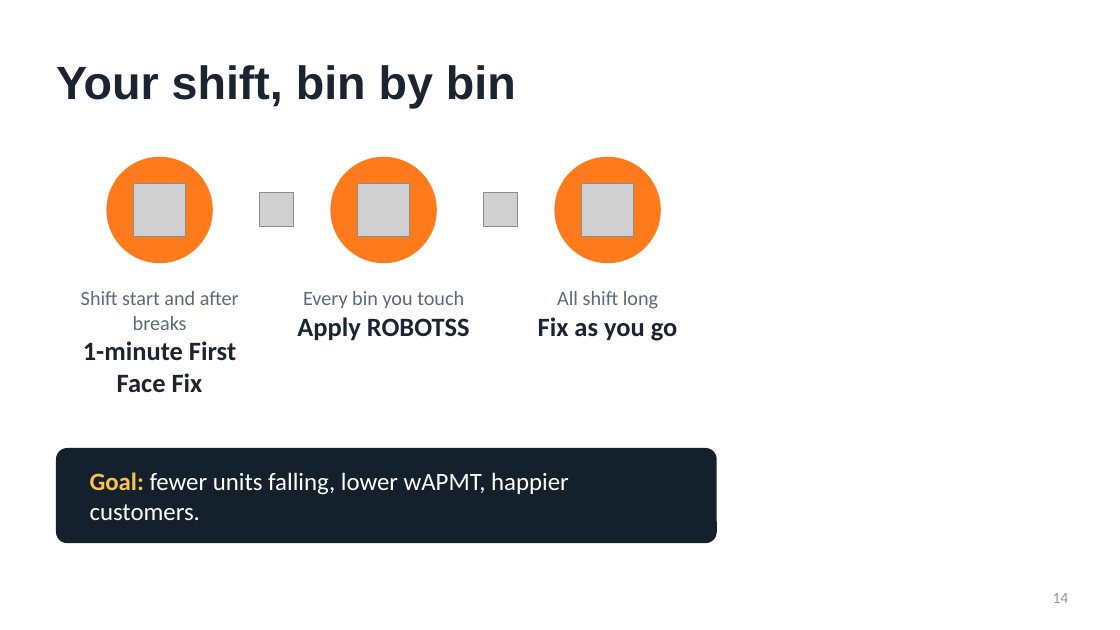
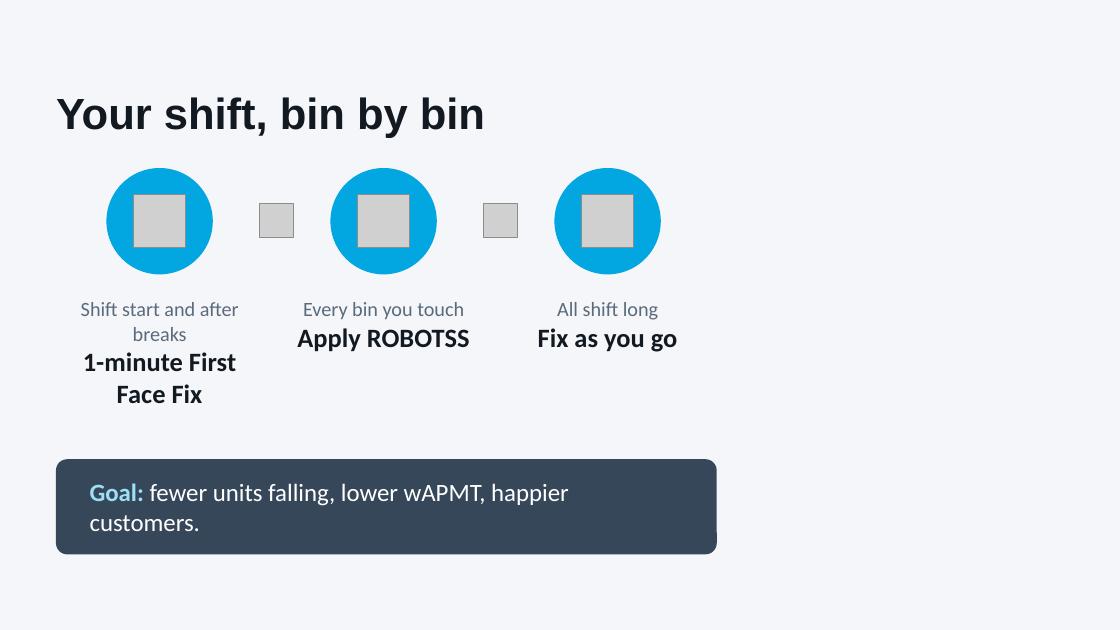
Before and after one commit to vanfryddie/beanstalkx, a slide deck: slide 14 of APMT_Coaching_FFF_ROBOTSS.pptx. Drawn at 1120x630 pixels with LibreOffice and Linux fonts; fonts in the diff are those of the drawing; grey boxes stand for pictures; background and template pictures are left out. Boxes give left, top, right and bottom in pixels: in the first picture for what was removed or moved away, otherwise in the second. Text is boxed around its words. In the diff, an @@ line names an element or a change of style, - is before the commit and + after.

```diff
--- a/APMT_Coaching_FFF_ROBOTSS.pptx
+++ b/APMT_Coaching_FFF_ROBOTSS.pptx
@@ background #FFFFFF to #F5F6FA @@
@@ title "Your shift, bin by bin": place and size @@
-title "Your shift, bin by bin" at [56, 65, 516, 109]
+title "Your shift, bin by bin" at [56, 97, 485, 138]
@@ title "Your shift, bin by bin" at [56, 97, 485, 138]: size 30 to 28 pt, text colour #1B2430 to #121921 @@
@@ fill #FF7A1A to #02A6E1 in 3 elements at [106, 168, 213, 274], [330, 168, 437, 274], [554, 168, 661, 274] @@
@@ 5 pictures, 4 texts, 3 ellipses, 1 rounded rectangle: place and size @@
-5 pictures, 4 texts, 3 ellipses, 1 rounded rectangle at [56, 157, 717, 543]
+5 pictures, 4 texts, 3 ellipses, 1 rounded rectangle at [56, 168, 717, 554]
@@ text at [297, 328, 470, 351]: text colour #1B2430 to #121921 in "Apply ROBOTSS" @@
@@ text at [538, 328, 678, 352]: text colour #1B2430 to #121921 in "Fix as you go" @@
@@ text at [83, 352, 236, 403]: text colour #1B2430 to #121921 in "1-minute First Face Fix" @@
@@ rounded rectangle at [56, 459, 717, 554]: fill #14202C to #37475A @@
@@ text "Goal: fewer units falling, lower ..." at [90, 483, 569, 531]: text colour #FFC24D to #9EDFF7 in "Goal:" @@
@@ page number removed at [1053, 593, 1069, 603] @@
-14
```
Also in this commit, not shown: 13 other slides changed, 1 slide added, 1 slide removed.
